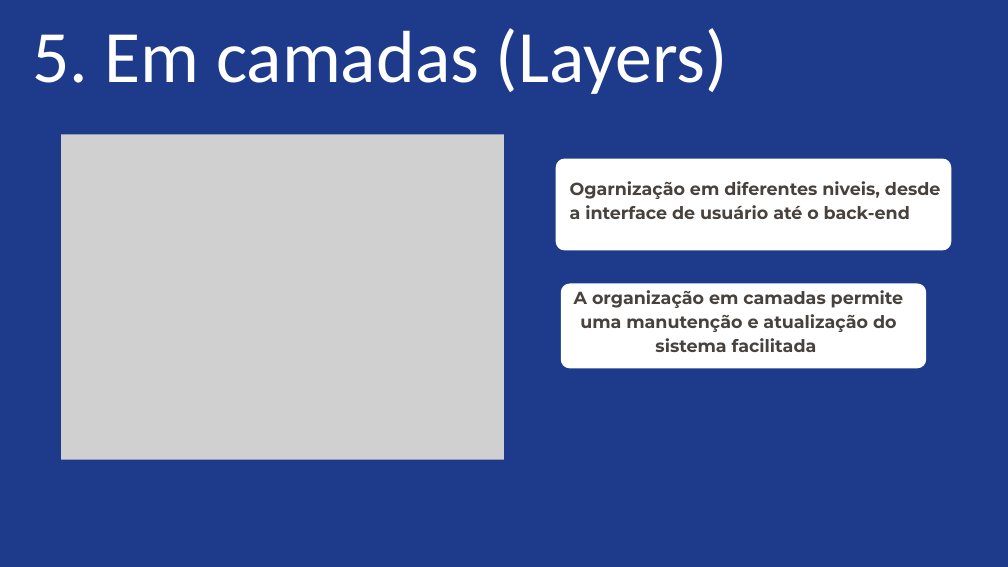
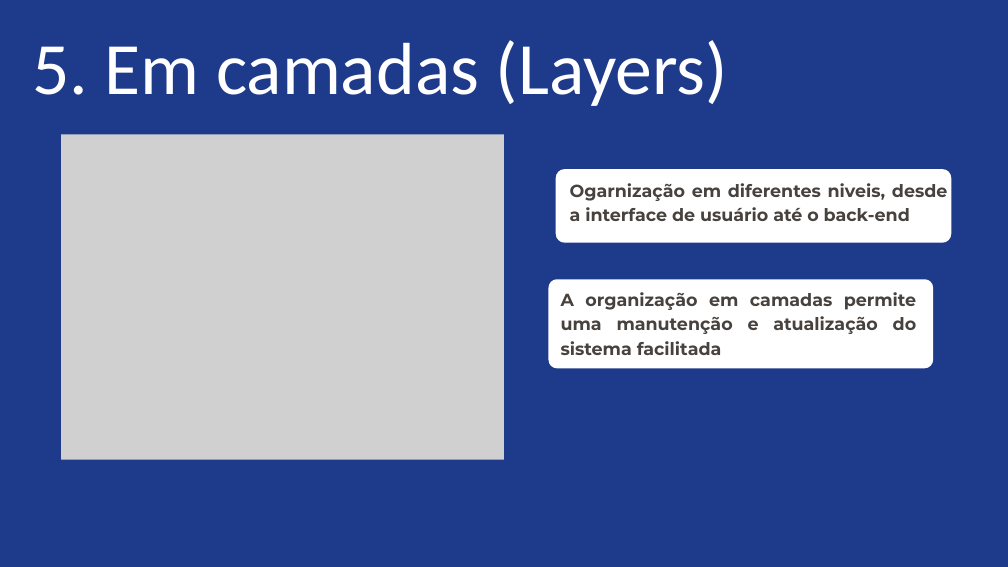
Before and after one commit to Liche008/Eng-Soft2-Grupo2, a slide deck: slide 10 of Apresentacao.pptx. Drawn at 1008x567 pixels with LibreOffice and Linux fonts; fonts in the diff are those of the drawing; grey boxes stand for pictures. Boxes give left, top, right and bottom in pixels: in the first picture for what was removed or moved away, otherwise in the second. Text is boxed around its words. In the diff, an @@ line names an element or a change of style, - is before the commit and + after.

```diff
--- a/Apresentacao.pptx
+++ b/Apresentacao.pptx
@@ text "5. Em camadas (Layers)": place and size @@
-text "5. Em camadas (Layers)" at <box>32,28,728,94</box>
+text "5. Em camadas (Layers)" at <box>32,40,728,106</box>
@@ freeform shape: place and size @@
-freeform shape at <box>556,159,952,250</box>
+freeform shape at <box>556,169,952,243</box>
@@ text "Ogarnização em diferentes niveis, desde ..." at <box>570,183,948,221</box>: alignment left to justified @@
@@ freeform shape: place and size @@
-freeform shape at <box>561,283,926,368</box>
+freeform shape at <box>548,279,933,368</box>
@@ text "A organização em camadas permite ..." at <box>561,292,917,355</box>: alignment centre to justified @@
```
Also in this commit, not shown: 9 other slides changed, 8 slides added, 5 slides removed, 1 other file.
